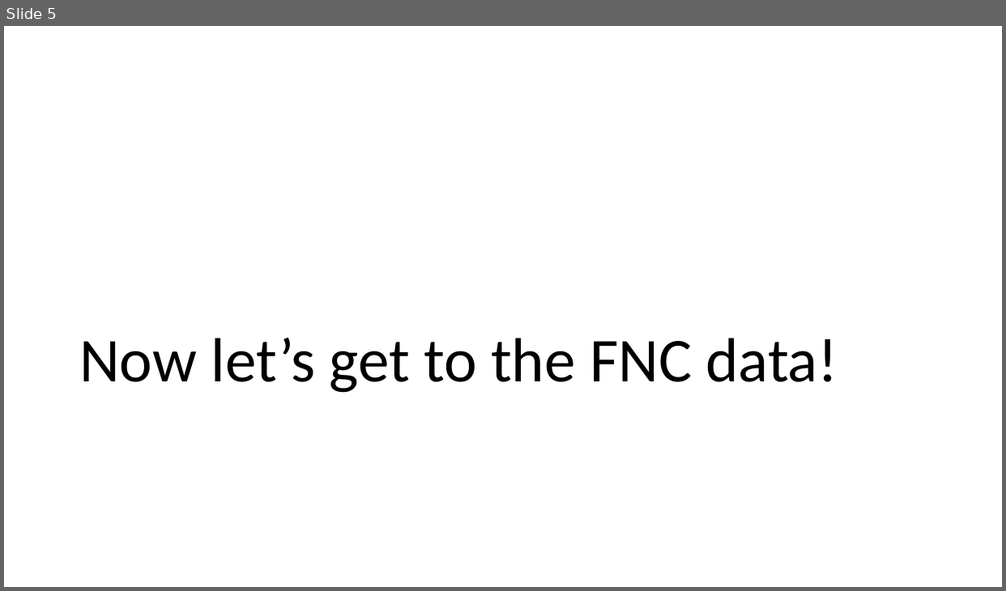
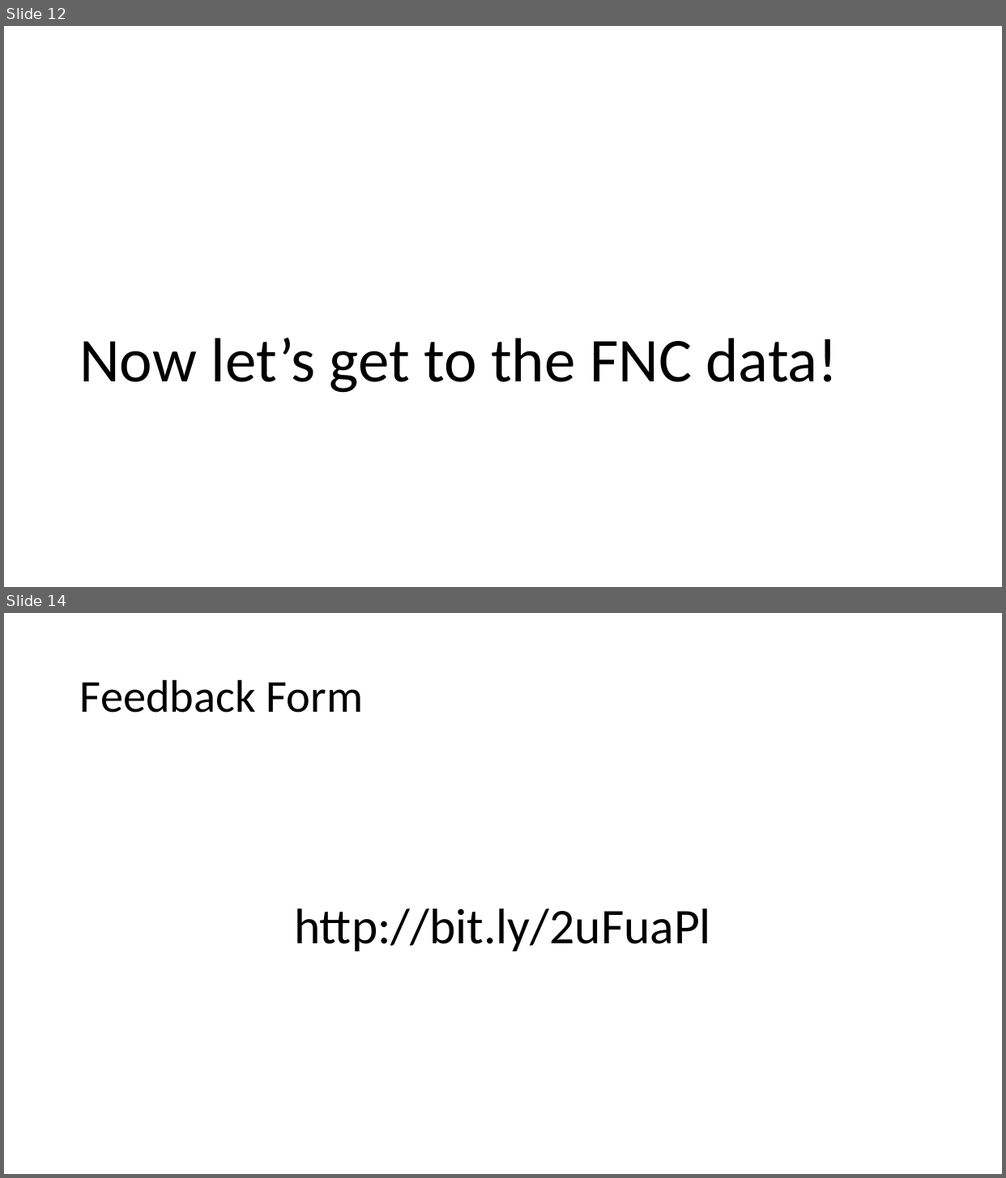
Before and after one commit to cchen23/AI4ALL_NLP, a slide deck: Slides/Day2_LoadingTheData.pptx. Shown one above the other, each under a label of ours: slide 5 before the commit, slides 12 and 14 after it; the slides between them are not shown. The pictures are 1006x591 and 1006x1178 pixels, drawn with LibreOffice and Linux fonts; fonts in the diff are those of the drawing. Boxes give left, top, right and bottom in pixels: in the first picture for what was removed or moved away, otherwise in the second. Text is boxed around its words. In the diff, an @@ line names an element or a change of style, - is before the commit and + after.

```diff
--- a/Slides/Day2_LoadingTheData.pptx
+++ b/Slides/Day2_LoadingTheData.pptx
@@ slide 14 added at (x1=4, y1=613, x2=1002, y2=1174), background #FFFFFF @@
@@ title added at (x1=80, y1=679, x2=364, y2=713), 44 pt, text #000000 @@
+Feedback Form
@@ text added at (x1=294, y1=909, x2=711, y2=952), 48 pt, text #000000 @@
+http://bit.ly/2uFuaPl
@@ what was slide 5 is now slide 12 @@
```
Also in this commit, not shown: 8 other slides added, 1 other file.
